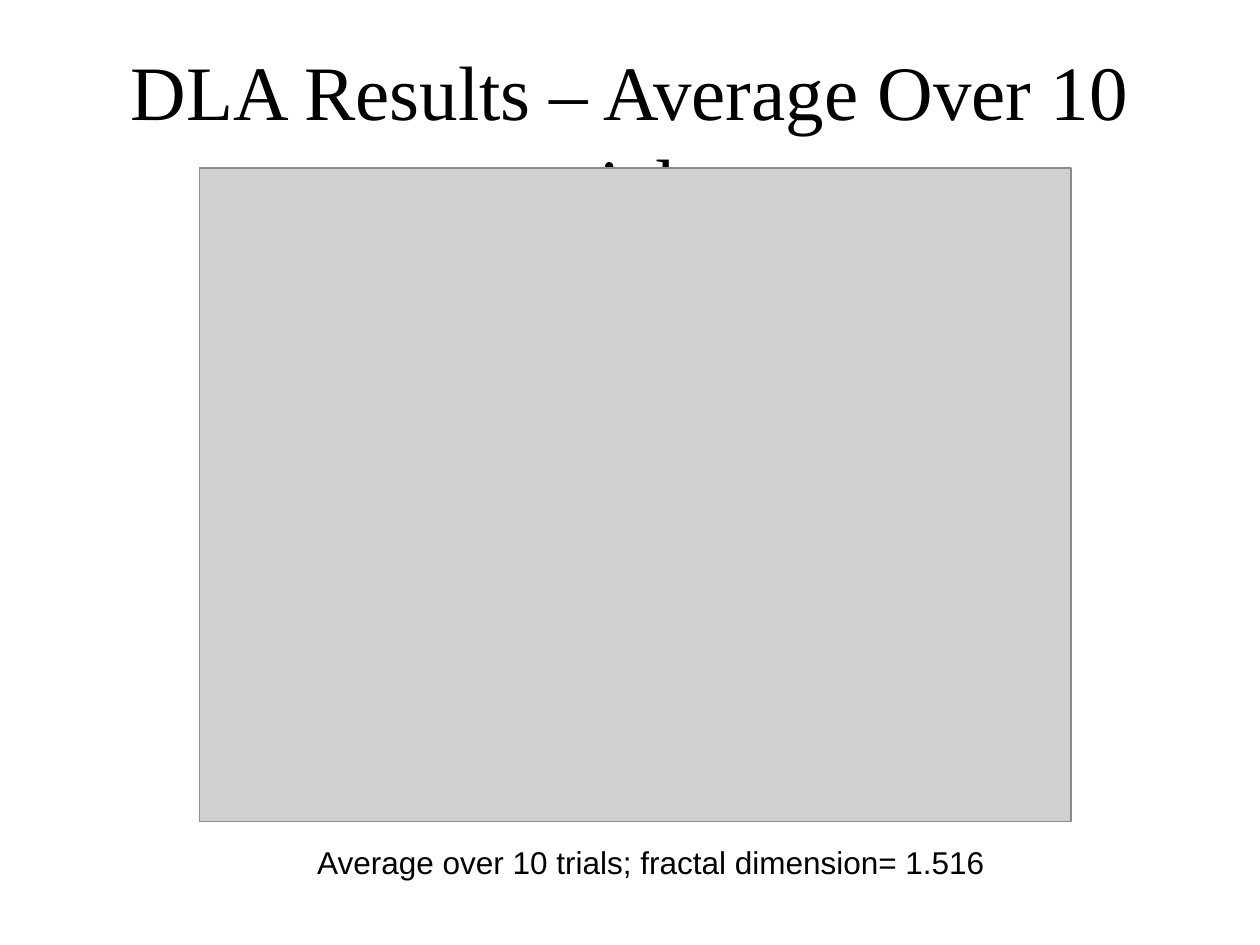
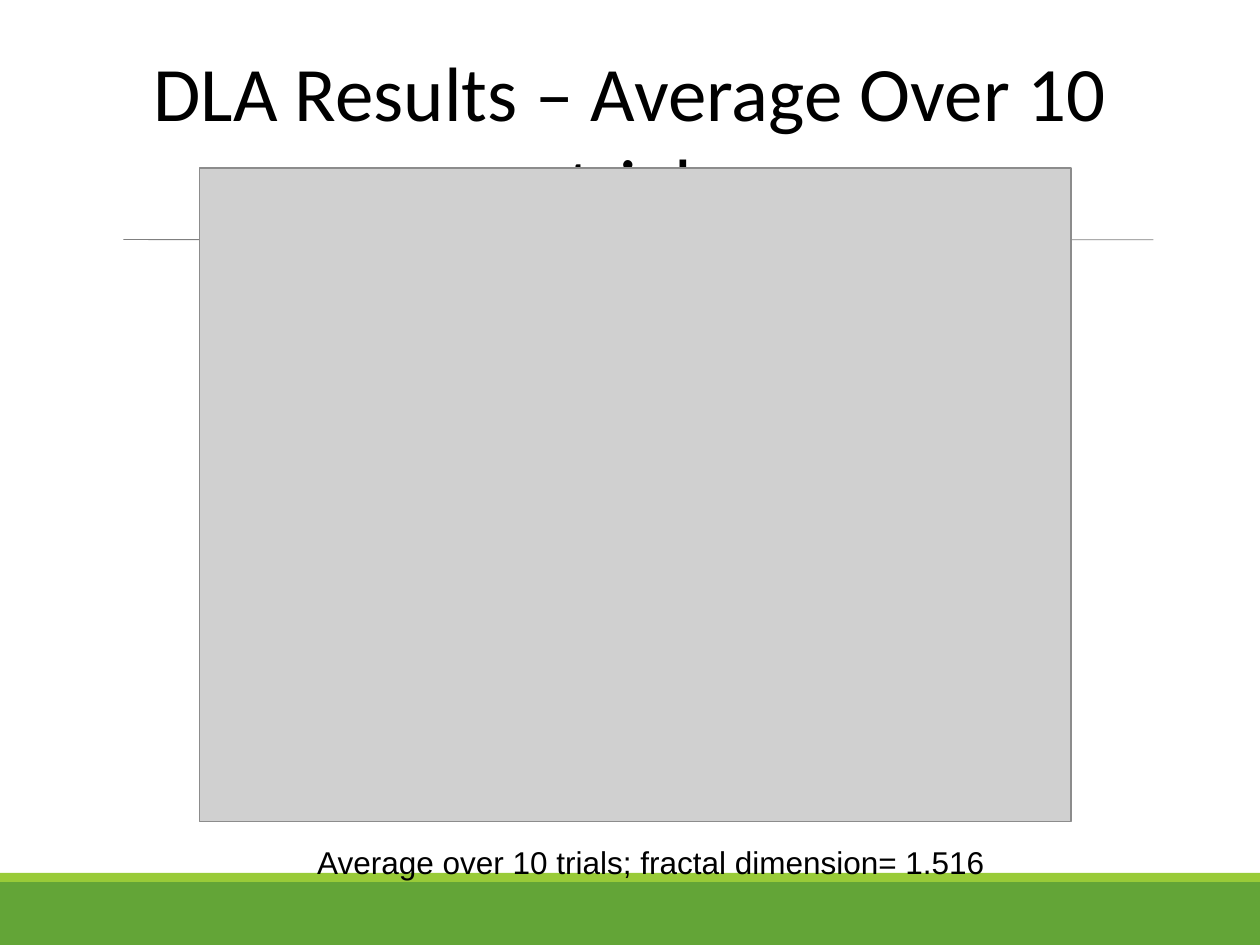
Before and after one commit to keweiyao/PHY566-project, a slide deck: slide 8 of Merged_GroupProject1A_Pres.ppt. Drawn at 1260x945 pixels with LibreOffice and Linux fonts; fonts in the diff are those of the drawing; grey boxes stand for pictures. Boxes give left, top, right and bottom in pixels: in the first picture for what was removed or moved away, otherwise in the second. Text is boxed around its words. In the diff, an @@ line names an element or a change of style, - is before the commit and + after.

```diff
--- a/Merged_GroupProject1A_Pres.ppt
+++ b/Merged_GroupProject1A_Pres.ppt
@@ text "DLA Results – Average Over ..." at bbox=[153, 67, 1105, 169]: font Times New Roman to Calibri; indent changed @@
@@ line added from (123, 239) to (1153, 239), #808080 0.51 pt @@
@@ rectangle added at bbox=[0, 882, 1260, 945], fill #63A537 @@
@@ rectangle added at bbox=[0, 873, 1260, 882], fill #99CB38 @@
```
Also in this commit, not shown: 7 other slides changed, 2 other files.
